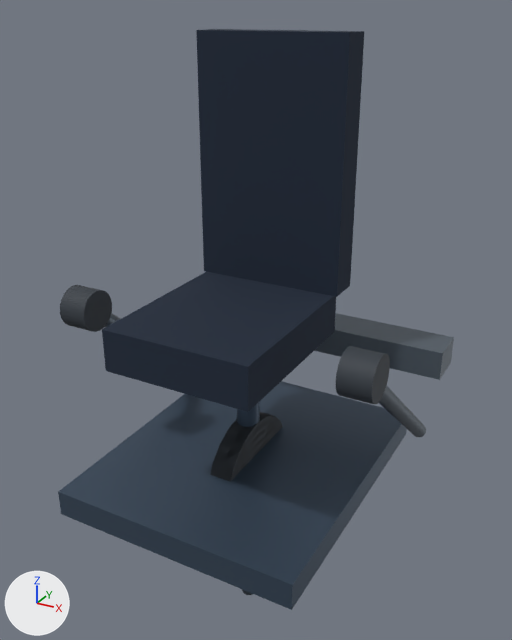
The glTF model motion/models/plate_machine_row.glb as it was, and as the next commit left it.
Rendered twice from a 50 mm lens placed at (0.932, -1.644, 1.354), pointed at (-0.001, 0.052, 0.506). Arrows for +X, +Y and +Z are at lower left; the lights stay in place. The picture after the commit comes second. Where no turn or scale is listed for an object, it has been applied to the vertices. Vertices at exactly the same position are counted once.

Objects in the first picture: 'Llink', 'Lpivot', 'Lsupport', 'Rpivot', 'Rsupport', 'RweightPlate', 'back', 'base', 'pivotBridge', 'post', 'seat'.
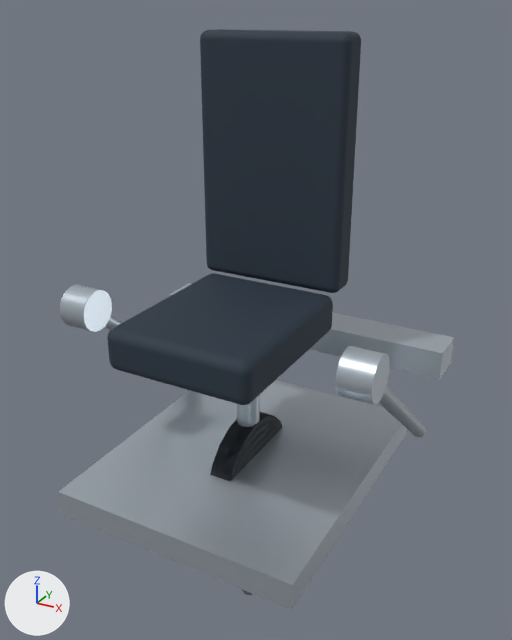
The edits, one by one:
Material 'Material_1' (mat_material_1) changes colour from dark blue #445568 to pale blue #bac4cd; in linear values from (0.0578, 0.0908, 0.138) to (0.491, 0.552, 0.61).
me_mesh_0 is used by ob_seat; location (0.0, -0.12, 0.54).
me_mesh_0 had 8 vertices, 12 faces and spanned x -0.215..0.215, y -0.26..0.26, z -0.06..0.06.
me_mesh_0 now has 296 vertices, 588 faces and spans x -0.215..0.215, y -0.26..0.26, z -0.06..0.06.
me_mesh_0 part 1: 8 vertices removed from x -0.215..0.215, y -0.26..0.26, z -0.06..0.06; 296 vertices added at x -0.215..0.215, y -0.26..0.26, z -0.06..0.06.
me_mesh_1 is used by ob_back; location (0.0, 0.17, 0.95).
me_mesh_1 had 8 vertices, 12 faces and spanned x -0.225..0.225, y -0.05..0.05, z -0.35..0.35.
me_mesh_1 now has 296 vertices, 588 faces and spans x -0.225..0.225, y -0.05..0.05, z -0.35..0.35.
me_mesh_1 part 2: 8 vertices removed from x -0.225..0.225, y -0.05..0.05, z -0.35..0.35; 296 vertices added at x -0.225..0.225, y -0.05..0.05, z -0.35..0.35.
me_mesh_8 has 44 vertices, 80 faces and spans x -0.045..0.045, y -0.062..0.062, z -0.062..0.062.
me_mesh_8 no longer uses material mat_material_2 (greyish blue #333a42).
me_mesh_8 gains material mat_material_1 (pale blue #bac4cd).
me_mesh_9 has 44 vertices, 80 faces and spans x -0.024..0.024, y -0.315..0.315, z -0.264..0.264.
me_mesh_9 no longer uses material mat_material_3 (greyish blue #606b76).
me_mesh_9 gains material mat_material_1 (pale blue #bac4cd).
me_mesh_12 has 44 vertices, 80 faces and spans x -0.045..0.045, y -0.062..0.062, z -0.062..0.062.
me_mesh_12 no longer uses material mat_material_2 (greyish blue #333a42).
me_mesh_12 gains material mat_material_1 (pale blue #bac4cd).
me_mesh_13 has 44 vertices, 80 faces and spans x -0.024..0.024, y -0.315..0.315, z -0.264..0.264.
me_mesh_13 no longer uses material mat_material_3 (greyish blue #606b76).
me_mesh_13 gains material mat_material_1 (pale blue #bac4cd).
me_mesh_14 has 8 vertices, 12 faces and spans x -0.5..0.5, y -0.065..0.065, z -0.045..0.045.
me_mesh_14 no longer uses material mat_material_3 (greyish blue #606b76).
me_mesh_14 gains material mat_material_1 (pale blue #bac4cd).

What differs and where, as boxes [x1, y1, x2, y2] in the pictures (512 x 640 px):
'base', recoloured (dark blue to pale blue)
    both: [58, 381, 407, 610]
'back', reshaped
    before: [196, 29, 364, 297]
    after: [200, 29, 361, 293]
'seat', reshaped
    before: [102, 272, 336, 412]
    after: [107, 273, 333, 405]
'pivotBridge', recoloured (lighter)
    both: [314, 313, 454, 380]
'Rpivot', recoloured (greyish blue to pale blue)
    both: [336, 346, 390, 404]
'Lpivot', recoloured (greyish blue to pale blue)
    both: [60, 285, 112, 332]
'Rsupport', recoloured (greyish blue to pale blue)
    both: [379, 385, 426, 437]
'post', recoloured (dark blue to pale blue)
    both: [237, 401, 260, 427]
'Lsupport', recoloured
    both: [105, 313, 121, 327]
'Llink', recoloured
    both: [242, 589, 252, 595]
